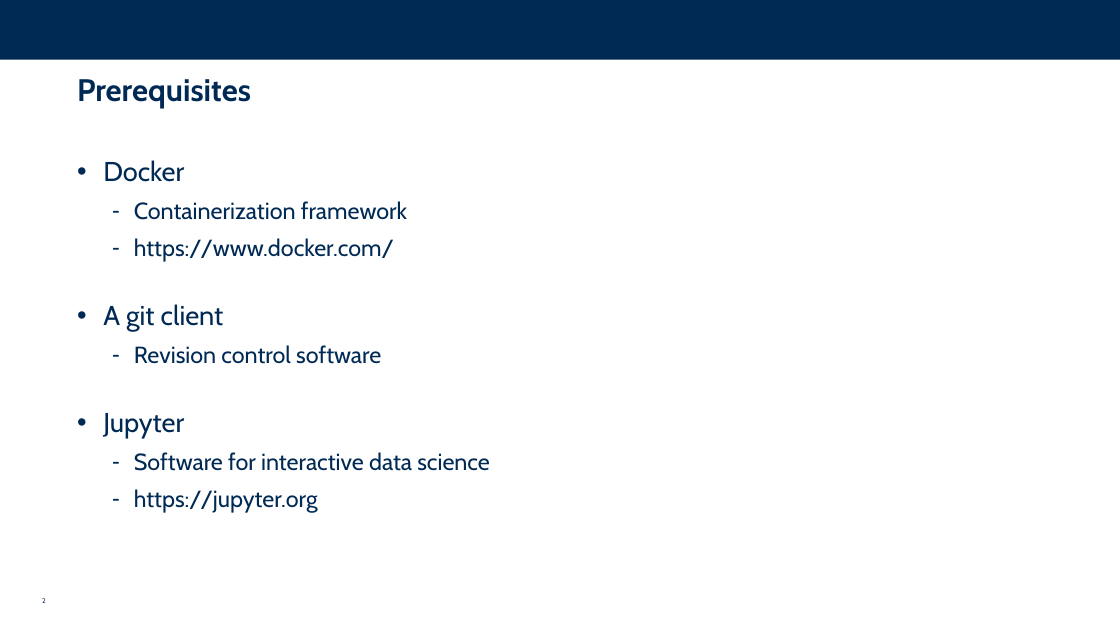
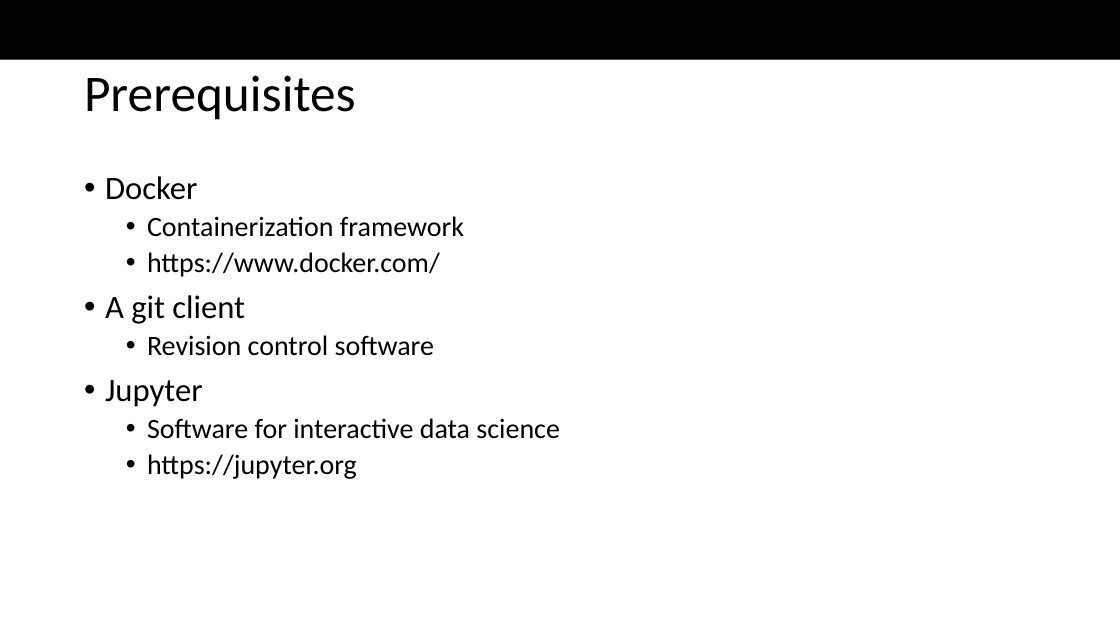
Before and after one commit to Bedrock-py/bedrock-core, a slide deck: slide 2 of docs/QuickStart.pptx. Drawn at 1120x630 pixels with LibreOffice and Linux fonts; fonts in the diff are those of the drawing; background and template pictures are left out. Boxes give left, top, right and bottom in pixels: in the first picture for what was removed or moved away, otherwise in the second. Text is boxed around its words. In the diff, an @@ line names an element or a change of style, - is before the commit and + after.

```diff
--- a/docs/QuickStart.pptx
+++ b/docs/QuickStart.pptx
@@ rectangle at [0, 0, 1120, 60]: fill #002A54 to #000000 @@
@@ title "Prerequisites": place and size @@
-title "Prerequisites" at [77, 79, 251, 108]
+title "Prerequisites" at [84, 75, 356, 120]
@@ title "Prerequisites" at [84, 75, 356, 120]: size 32 to 52.8 pt, font Cabin to Calibri, text colour #002A54 to #000000, bold off; line spacing 1 to 0.9; vertical alignment top to middle @@
@@ text "Docker": place and size @@
-text "Docker" at [103, 160, 490, 513]
+text "Docker" at [105, 176, 560, 479]
@@ text "Docker" at [105, 176, 560, 479]: size 28 to 33.6 pt in "Docker", "A git client", "Jupyter"; font Cabin to Calibri, text colour #002A54 to #000000; size 24 to 28.8 pt in "Containerization framework", "https://www.docker.com/", "Revision control software", "Software for interactive data science" and 1 more places; indent changed; less space between paragraphs; bullet - to • @@
@@ page number removed at [42, 598, 46, 603] @@
-2
```
Also in this commit, not shown: 4 other slides changed, 2 slides added.
